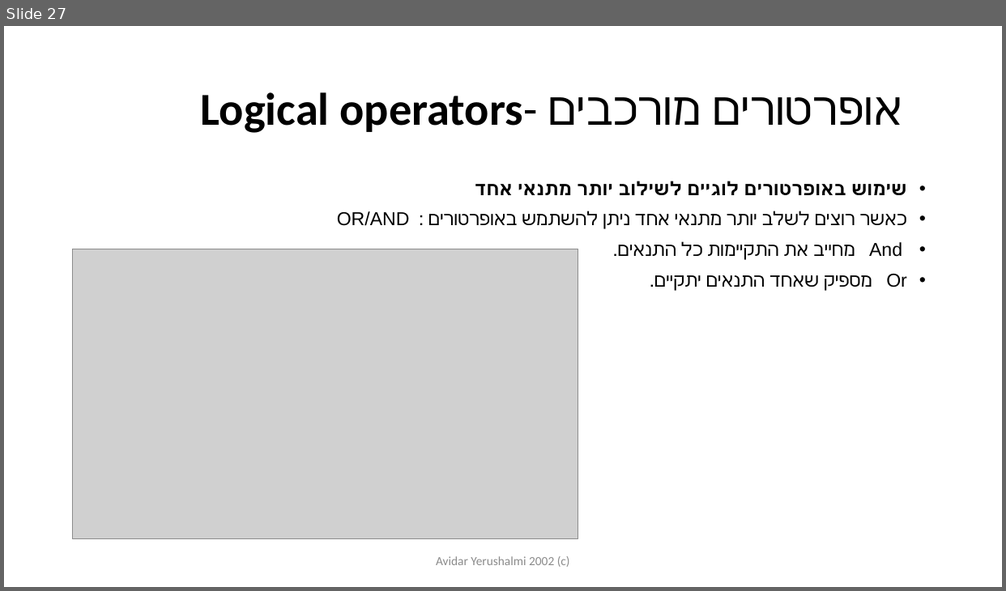
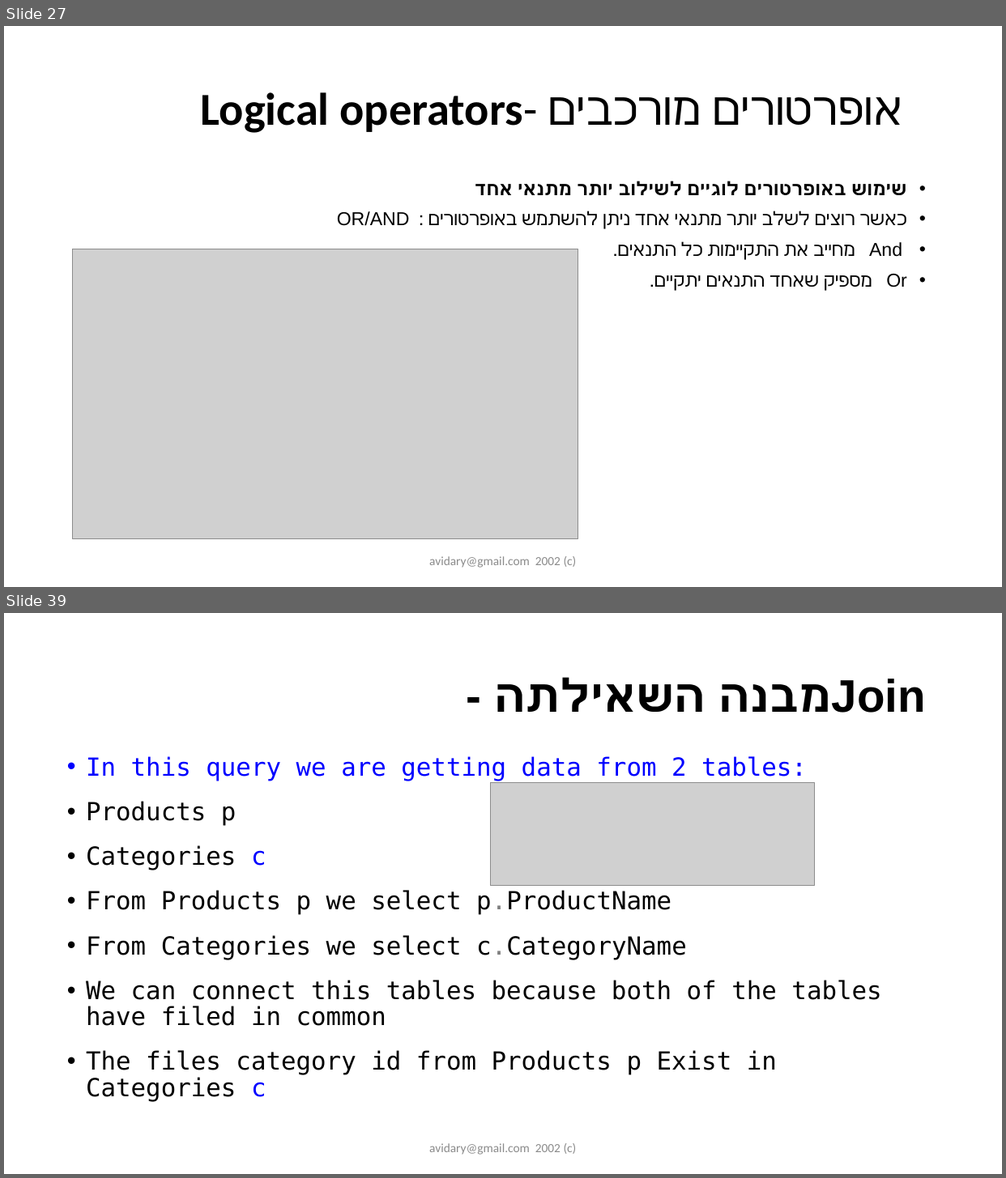
Before and after one commit to avidary/SQLpowerpoint, a slide deck: Smart QA - SQL for testing.pptx. Shown one above the other, each under a label of ours: slide 27 before the commit, slides 27 and 39 after it; the slides between them are not shown. The pictures are 1006x591 and 1006x1178 pixels, drawn with LibreOffice and Linux fonts; fonts in the diff are those of the drawing; grey boxes stand for pictures; background and template pictures are left out. Boxes give left, top, right and bottom in pixels: in the first picture for what was removed or moved away, otherwise in the second. Text is boxed around its words. In the diff, an @@ line names an element or a change of style, - is before the commit and + after.

```diff
--- a/Smart QA - SQL for testing.pptx
+++ b/Smart QA - SQL for testing.pptx
@@ slide 39 added at box(4, 613, 1002, 1174), background picture (left out) @@
@@ title added at box(73, 643, 934, 752), 44 pt, text #000000, bold @@
+- מבנה השאילתהJoin
@@ text added at box(86, 756, 881, 1101), 24 pt, text #000000 @@
+• In this query we are getting data from 2 tables:
+• Products p
+• Categories c
+• From Products p we select p.ProductName
+• From Categories we select c.CategoryName
+• We can connect this tables because both of the tables have filed in common
+• The files category id from Products p Exist in Categories c
@@ picture added at box(490, 783, 814, 886) @@
@@ text added at box(429, 1144, 577, 1155), 12 pt, text #8C8C8C @@
+avidary@gmail.com 2002 (c)
@@ slide 27 changed as well @@
@@ text at box(429, 557, 577, 568): text changed @@
-Avidar Yerushalmi 2002 (c)
+avidary@gmail.com 2002 (c)
```
Also in this commit, not shown: 30 other slides changed, 16 other slides added.
